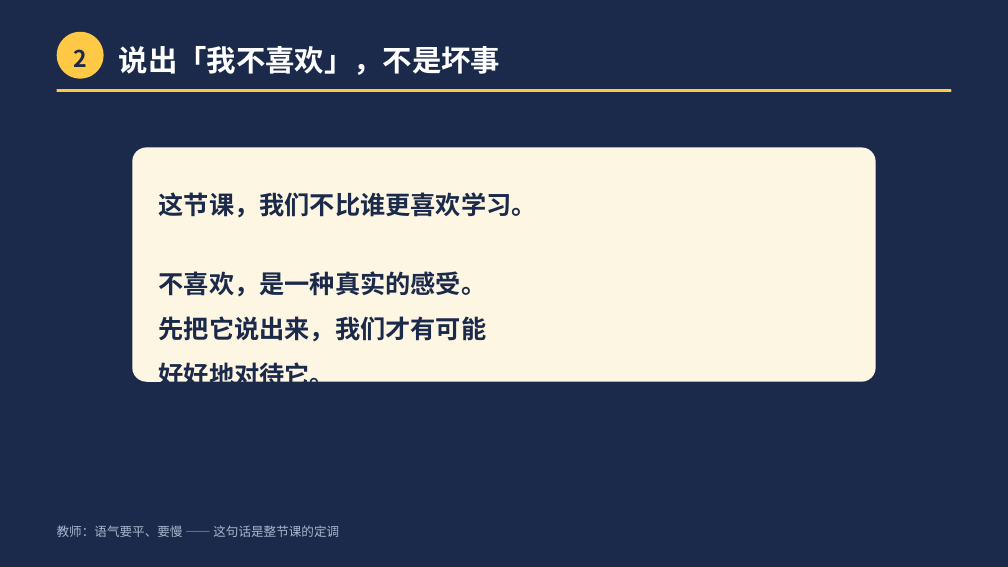
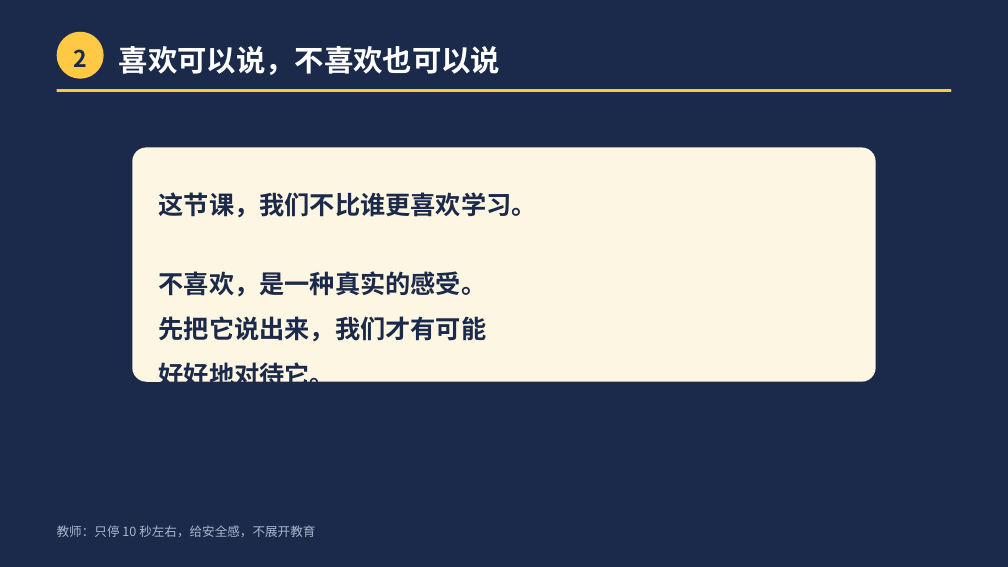
Before and after one commit to 201650545/chenzhou-ideology-competition, a slide deck: slide 6 of 4-要交的材料/第1课成品/第1课_课件.pptx (slide 10 before the commit). Drawn at 1008x567 pixels with LibreOffice and Linux fonts; fonts in the diff are those of the drawing. Boxes give left, top, right and bottom in pixels: in the first picture for what was removed or moved away, otherwise in the second. Text is boxed around its words. In the diff, an @@ line names an element or a change of style, - is before the commit and + after.

```diff
--- a/4-要交的材料/第1课成品/第1课_课件.pptx
+++ b/4-要交的材料/第1课成品/第1课_课件.pptx
@@ text at box(119, 46, 501, 75): text changed @@
-说出「我不喜欢」，不是坏事
+喜欢可以说，不喜欢也可以说
@@ text at box(57, 525, 315, 537): text changed @@
-教师：语气要平、要慢 —— 这句话是整节课的定调
+教师：只停 10 秒左右，给安全感，不展开教育
```
Also in this commit, not shown: 14 other slides changed, 1 slide added, 2 slides removed, 21 other files.
